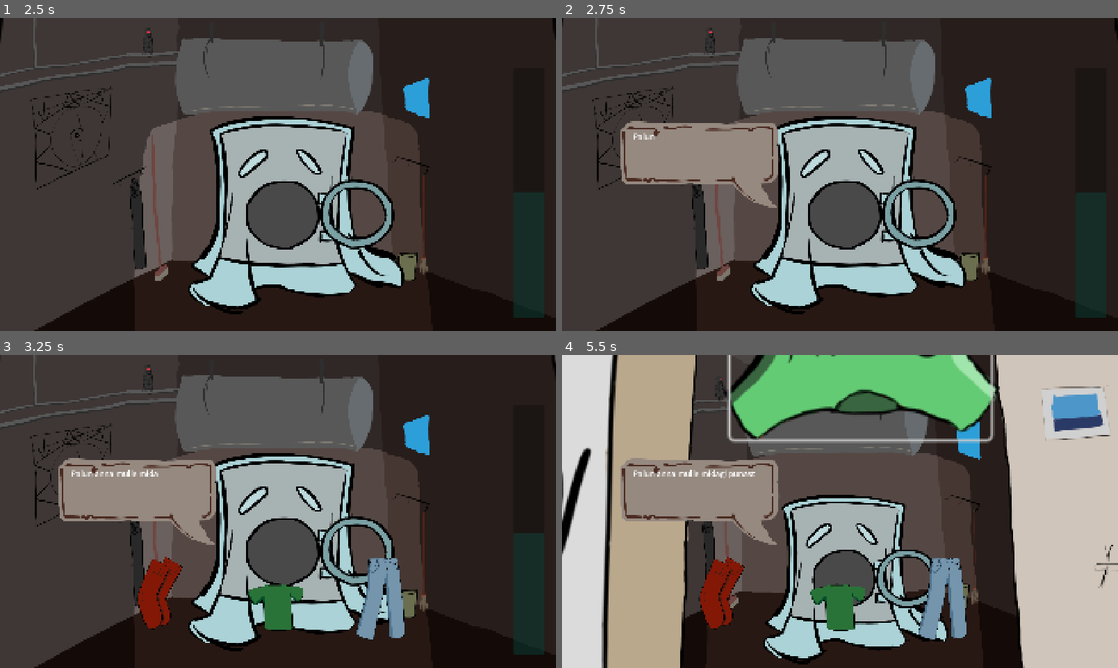
Above: before the commit, frames 1-4 (two rows, left to right).
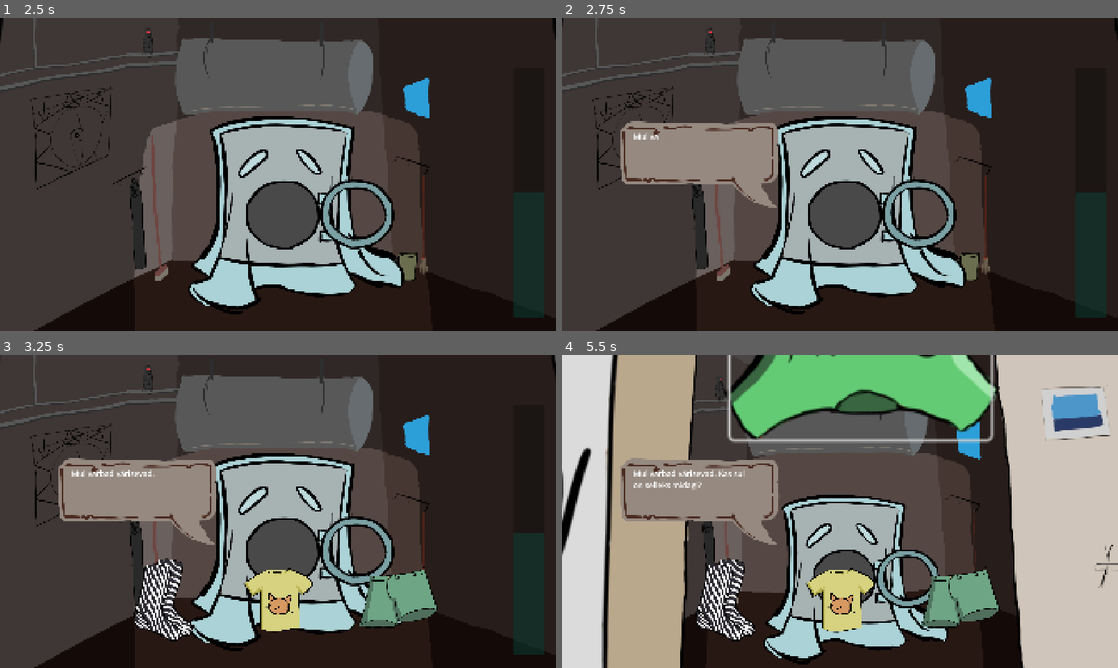
Above: after the commit, the same moments.

Repository: Kuulimagnaat/mangujamm2026
Game: Godot game, scene res://main.tscn
The game is run twice, just before and just after one commit, with the same random seed, the same clock (stepped at 60 frames per second) and the same inputs.
Inputs (mouse positions are in pixels of both pictures, inside the frame that each line leads up to):
- Up to frame 1 (2.5 s): click (283, 127) at 0.5 s; move the mouse to (278, 221) at 1.27 s; tap Up (lisa, bound only after the commit) at 1.35, 2.3 s; move the mouse to (166, 190) at 2.02 s; click (166, 190) at 2.1 s
- Up to frame 2 (2.75 s): no input
- Up to frame 3 (3.25 s): move the mouse to (333, 442) at 2.77 s; tap Up (lisa, bound only after the commit) at 2.85 s
- Up to frame 4 (5.5 s): move the mouse to (840, 599) at 3.52 s; tap Up (lisa, bound only after the commit) at 3.6, 4.55, 5.1 s; move the mouse to (956, 599) at 4.27 s; press the mouse at (956, 599) at 4.28 s; tap Enter at 5 s; move the mouse to (723, 599) at 5.02 s; release the mouse at (723, 599) at 5.03 s

Frame 1 is identical in both runs. In frame 2, less than 0.1% of the frame differs, in the area x 13-18%, y 36-39%; in frame 3, 6.1%; in frame 4, 6.4%, in the area x 12-79%, y 36-92%.

Commit message:
Vahepealne push

Diff:
--- a/proj/Küsimused.json
+++ b/proj/Küsimused.json
@@ -56,9 +56,9 @@
 			["Viimastel õhtutel oled visanud nii palju riideid minu sisse. Ma saan vaevu sõba silmale. Tee midagi!","res://Masinasse/unetabletid.png"]
 		],
 		[
-			["Tulevikust","res://Masinasse/Tulnukamuts.png"],
-			["Vana",""],
-			["Tänapäevast","res://Masinasse/Sinised teksad.png"]
+			["Anna mulle midagi, mida pesumasinkond pole veel näinud","res://Masinasse/Tulnukamuts.png"],
+			["Anna midagi, mida võis näha minu vanavanavanavanavana- isa söör Pantsalot.","res://Masinasse/Rongassark.png"],
+			["Ma näen neid pükse su jalas. Päris uhked, mulle meeldivad. Anna mulle","res://Masinasse/Sinised teksad.png"]
 		],
 		[
 			["Kasulikku",""],
--- a/proj/Main.gd
+++ b/proj/Main.gd
@@ -62,7 +62,8 @@
 
 
 func _process(delta: float) -> void:
-
+	if Input.is_action_just_pressed("lisa"):
+		valikunumber += 1
 	if olek == 3:
 
 		Global.rahulolu -= kummitustase*delta
--- a/proj/project.godot
+++ b/proj/project.godot
@@ -33,6 +33,11 @@
 "events": [Object(InputEventMouseButton,"resource_local_to_scene":false,"resource_name":"","device":-1,"window_id":0,"a …(258 unchanged characters)…
 ]
 }
+lisa={
+"deadzone": 0.2,
+"events": [Object(InputEventKey,"resource_local_to_scene":false,"resource_name":"","device":-1,"window_id":0,"alt_pressed":false,"shift_pressed":false,"ctrl_pressed":false,"meta_pressed":false,"pressed":false,"keycode":0,"physical_keycode":4194320,"key_label":0,"unicode":0,"location":0,"echo":false,"script":null)
+]
+}
 
 [physics]
 
Binary file added: proj/Masinasse/Rongassark.png
Not shown, added: proj/Masinasse/Rongassark.png.import
